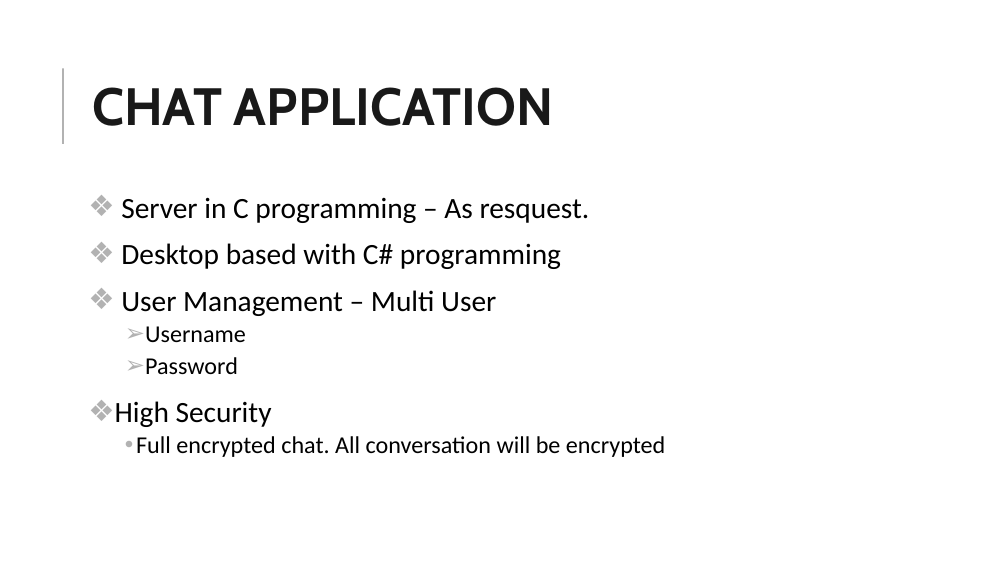
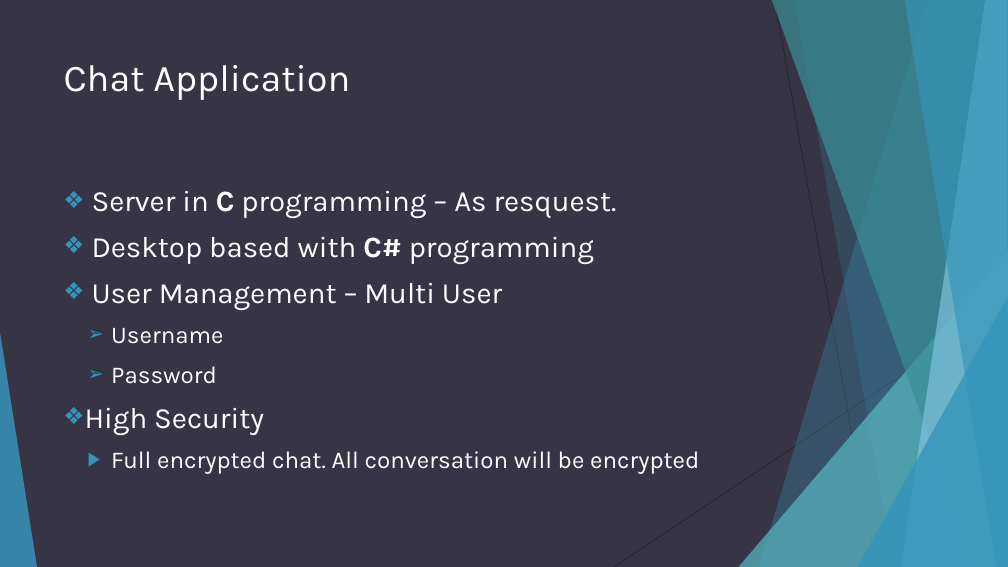
Before and after one commit to adhipoer/Chat, a slide deck: slide 2 of Chat Application with Encryption.ppt. Drawn at 1008x567 pixels with LibreOffice and Linux fonts; fonts in the diff are those of the drawing. Boxes give left, top, right and bottom in pixels: in the first picture for what was removed or moved away, otherwise in the second. Text is boxed around its words. In the diff, an @@ line names an element or a change of style, - is before the commit and + after.

```diff
--- a/Chat Application with Encryption.ppt
+++ b/Chat Application with Encryption.ppt
@@ background #FFFFFF to #373545 @@
@@ title "Chat Application" at [64,65,350,100]: vertical alignment middle to top @@
@@ line removed from (63, 144) to (63, 68) @@
@@ title at [64,65,350,100]: text changed; size 50 to 36 pt; font Cabin to Karla; text colour #191919 to #FFFFFF; bold off @@
-CHAT APPLICATION
+Chat Application
@@ text "Server in C programming – ...": place and size @@
-text "Server in C programming – ..." at [115,197,665,457]
+text "Server in C programming – ..." at [85,191,699,474]
@@ text "Server in C programming – ..." at [85,191,699,474]: font Calibri to Karla, text colour #000000 to #FFFFFF; bold on in "C", "C#"; line spacing 0.9 to 1; less space between paragraphs; bullet colour #B2B2B2 to #3494BA; indent changed; more space between paragraphs; bullet • to ▶ @@
@@ group added at [0,0,1007,567]: 5 freeform shapes, 3 triangles, 2 lines @@
```
Also in this commit, not shown: 4 other slides changed, 4 slides added.
